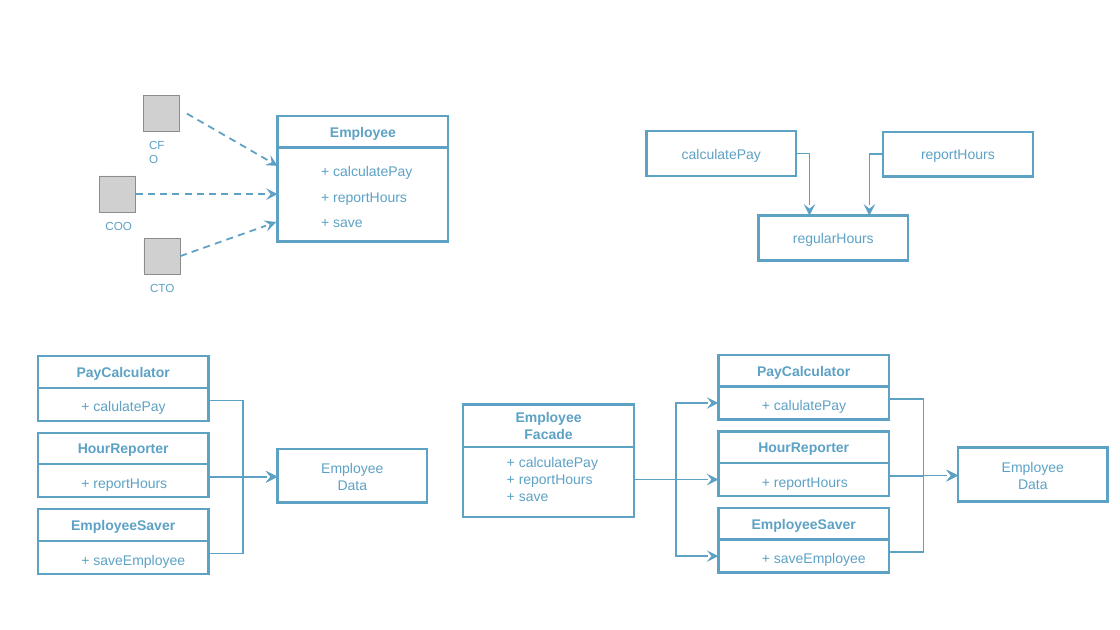
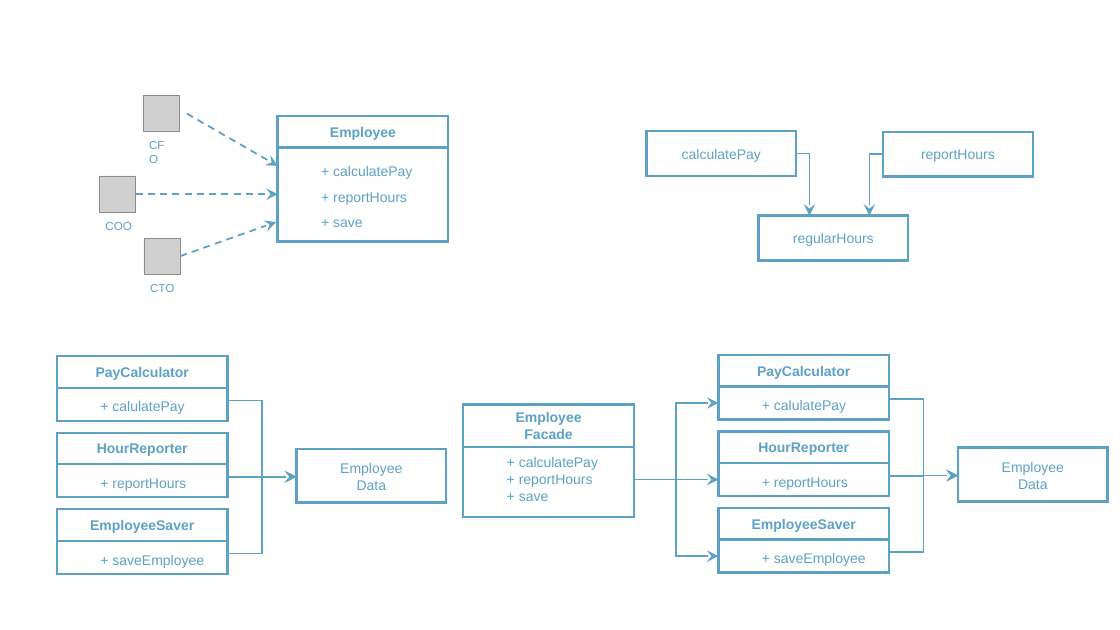
Before and after one commit to rudaks-han/book-summary, a slide deck: slide 3 of Clean Architecture/ref/클린아키텍처.pptx. Drawn at 1120x630 pixels with LibreOffice and Linux fonts; fonts in the diff are those of the drawing; grey boxes stand for pictures. Boxes give left, top, right and bottom in pixels: in the first picture for what was removed or moved away, otherwise in the second. Text is boxed around its words. In the diff, an @@ line names an element or a change of style, - is before the commit and + after.

```diff
--- a/Clean Architecture/ref/클린아키텍처.pptx
+++ b/Clean Architecture/ref/클린아키텍처.pptx
@@ 7 texts, 7 rectangles, 3 elbow arrows: place and size @@
-7 texts, 7 rectangles, 3 elbow arrows at <box>38,356,427,574</box>
+7 texts, 7 rectangles, 3 elbow arrows at <box>57,356,446,574</box>
```
Also in this commit, not shown: 5 other files.
